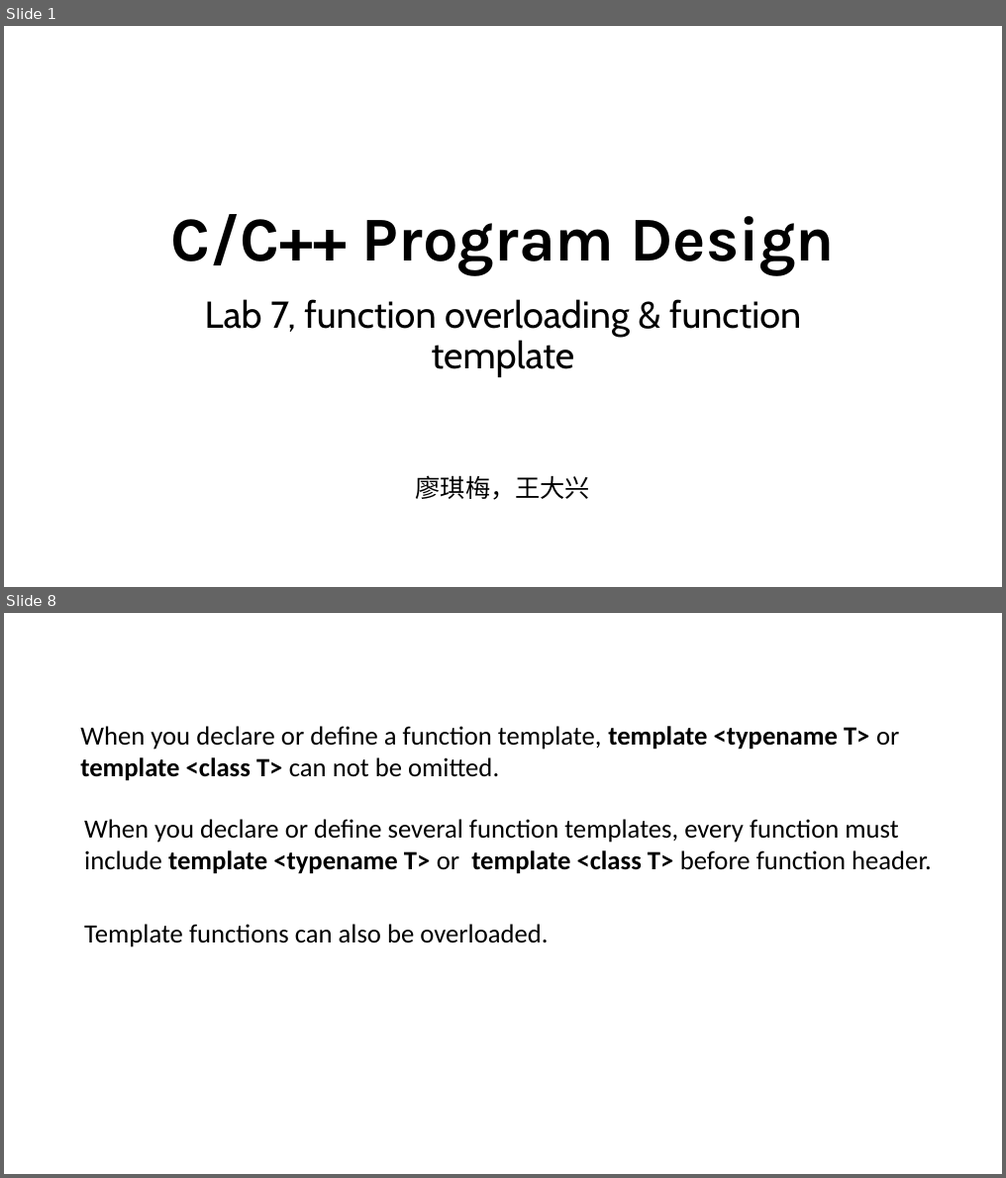
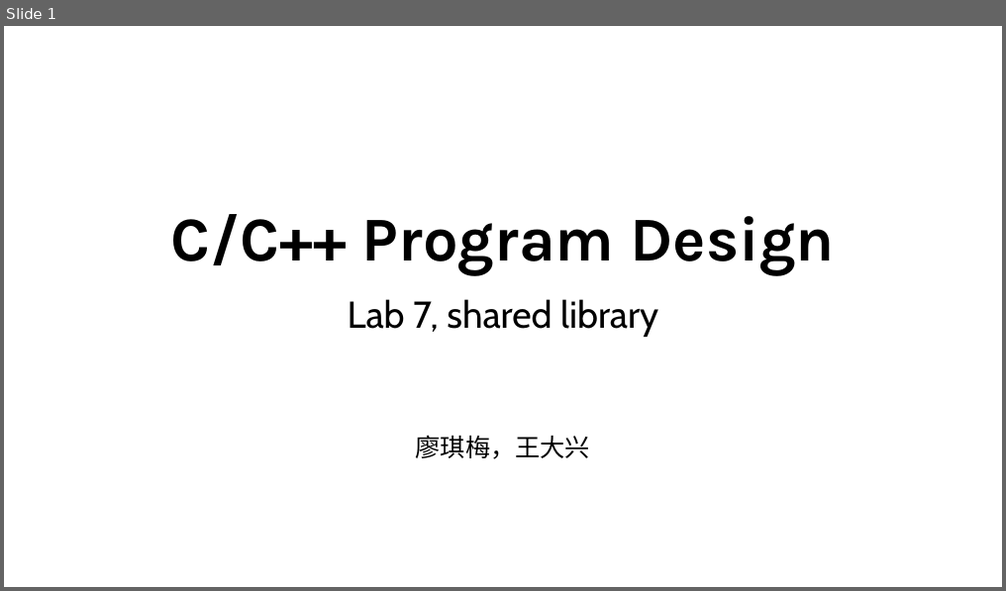
Before and after one commit to ShiqiYu/CPP, a slide deck: week07/Lab07.pptx. Shown one above the other, each under a label of ours: slides 1 and 8 before the commit, slide 1 after it; the slides between them are not shown. The pictures are 1006x1178 and 1006x591 pixels, drawn with LibreOffice and Linux fonts; fonts in the diff are those of the drawing; background and template pictures are left out. Boxes give left, top, right and bottom in pixels: in the first picture for what was removed or moved away, otherwise in the second. Text is boxed around its words. In the diff, an @@ line names an element or a change of style, - is before the commit and + after.

```diff
--- a/week07/Lab07.pptx
+++ b/week07/Lab07.pptx
@@ slide 8 removed at [4,613,1002,1174], background #FFFFFF @@
@@ text removed at [80,726,899,781] @@
-When you declare or define a function template, template <typename T> or
-template <class T> can not be omitted.
@@ text removed at [84,819,932,874] @@
-When you declare or define several function templates, every function must include template <typename T> or template <class T> before function header.
@@ text removed at [84,924,548,948] @@
-Template functions can also be overloaded.
@@ slide 1 changed as well @@
@@ subtitle at [348,299,658,337]: text changed @@
-Lab 7, function overloading & function template
+Lab 7, shared library
```
Also in this commit, not shown: 3 other slides changed, 7 slides added, 16 other slides removed, 5 other files.
